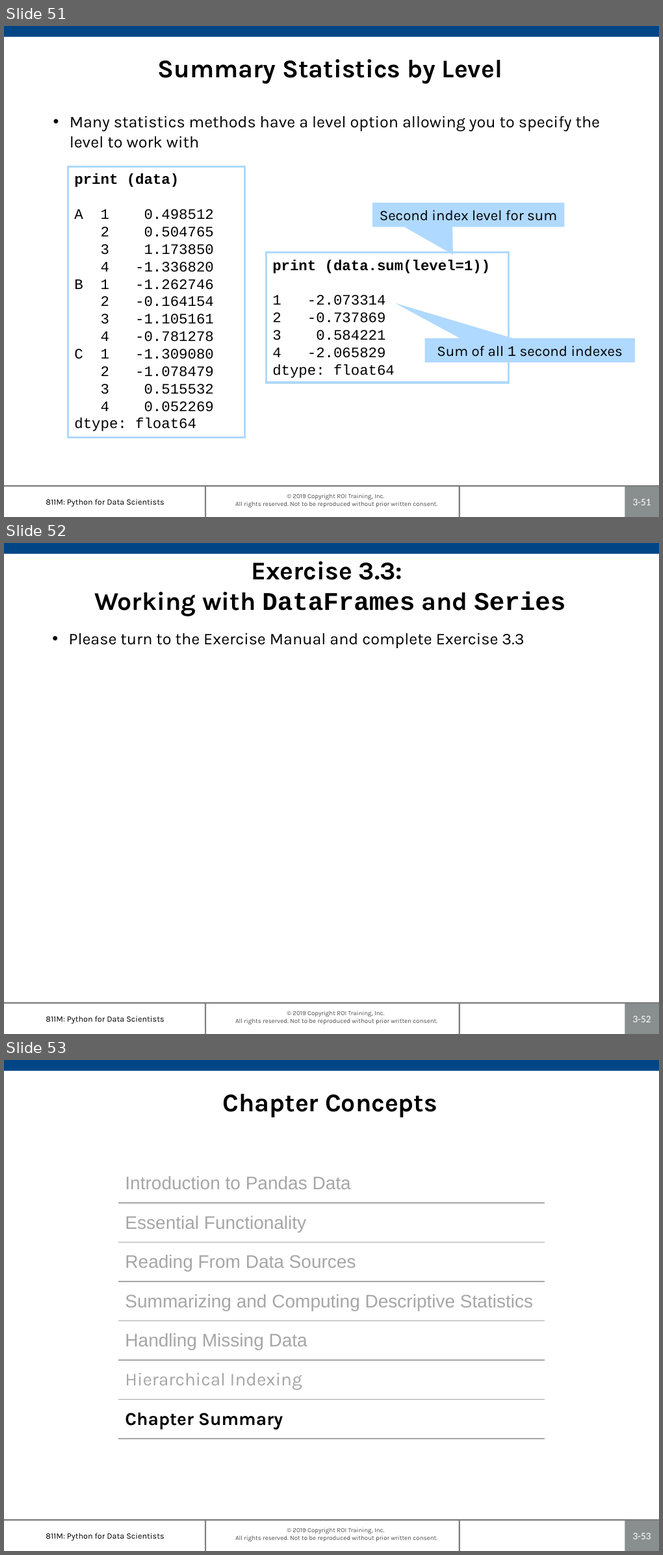
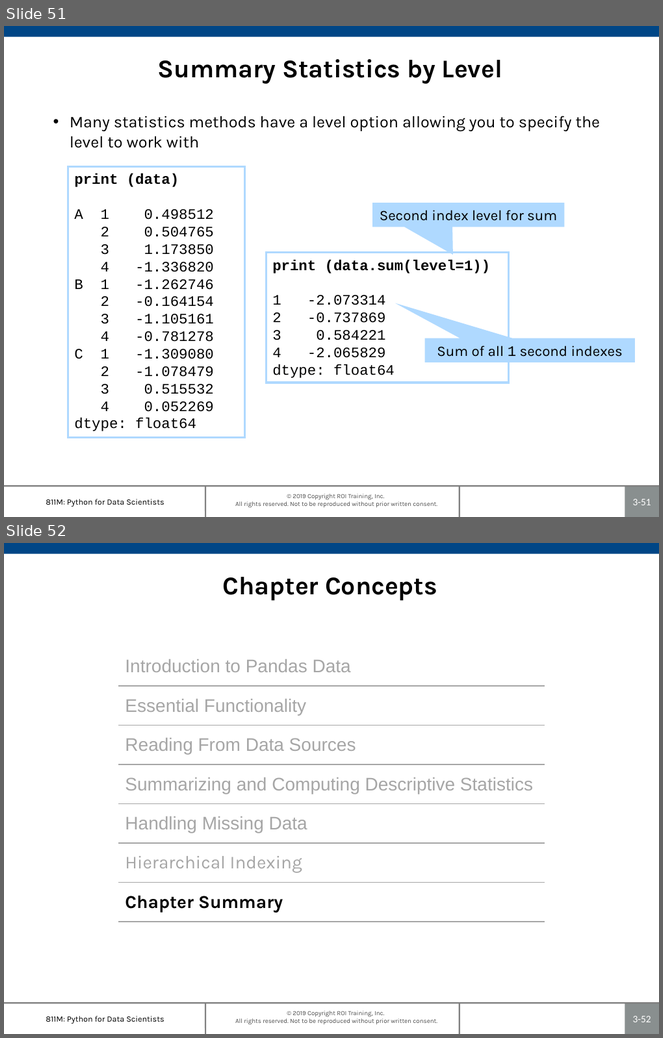
Before and after one commit to roitraining/PythonML, a slide deck: 811M-Ch03_Pandas.pptx. Shown one above the other, each under a label of ours: slides 51, 52 and 53 before the commit, slides 51 and 52 after it. The pictures are 663x1555 and 663x1038 pixels, drawn with LibreOffice and Linux fonts; fonts in the diff are those of the drawing; background and template pictures are left out. Boxes give left, top, right and bottom in pixels: in the first picture for what was removed or moved away, otherwise in the second. Text is boxed around its words. In the diff, an @@ line names an element or a change of style, - is before the commit and + after.

```diff
--- a/811M-Ch03_Pandas.pptx
+++ b/811M-Ch03_Pandas.pptx
@@ slide 52 removed at (4,543,659,1034), background #FFFFFF; not listed: 7 template elements that a slide beside it also shows @@
@@ title removed at (94,561,566,616) @@
-Exercise 3.3:
-Working with DataFrames and Series
@@ text removed at (69,633,524,648) @@
-• Please turn to the Exercise Manual and complete Exercise 3.3
@@ what was slide 53 is now slide 52 @@
@@ page number at (633,1016,651,1023): text changed @@
-3-53
+3-52
```
Also in this commit, not shown: 6 other files.
